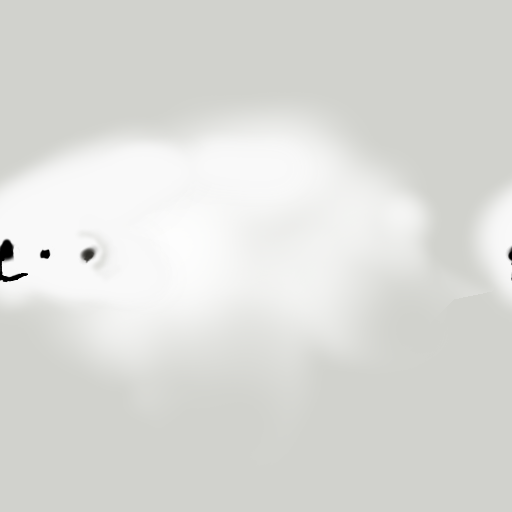
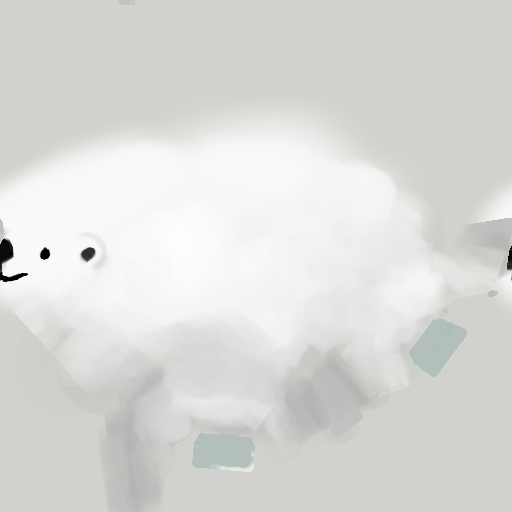
Before/after of a 512 x 512 layered artwork. What changed in the layer stack:
added layer "Layer" (1st of 2) above "Eye" over [0, 0, 512, 512]
